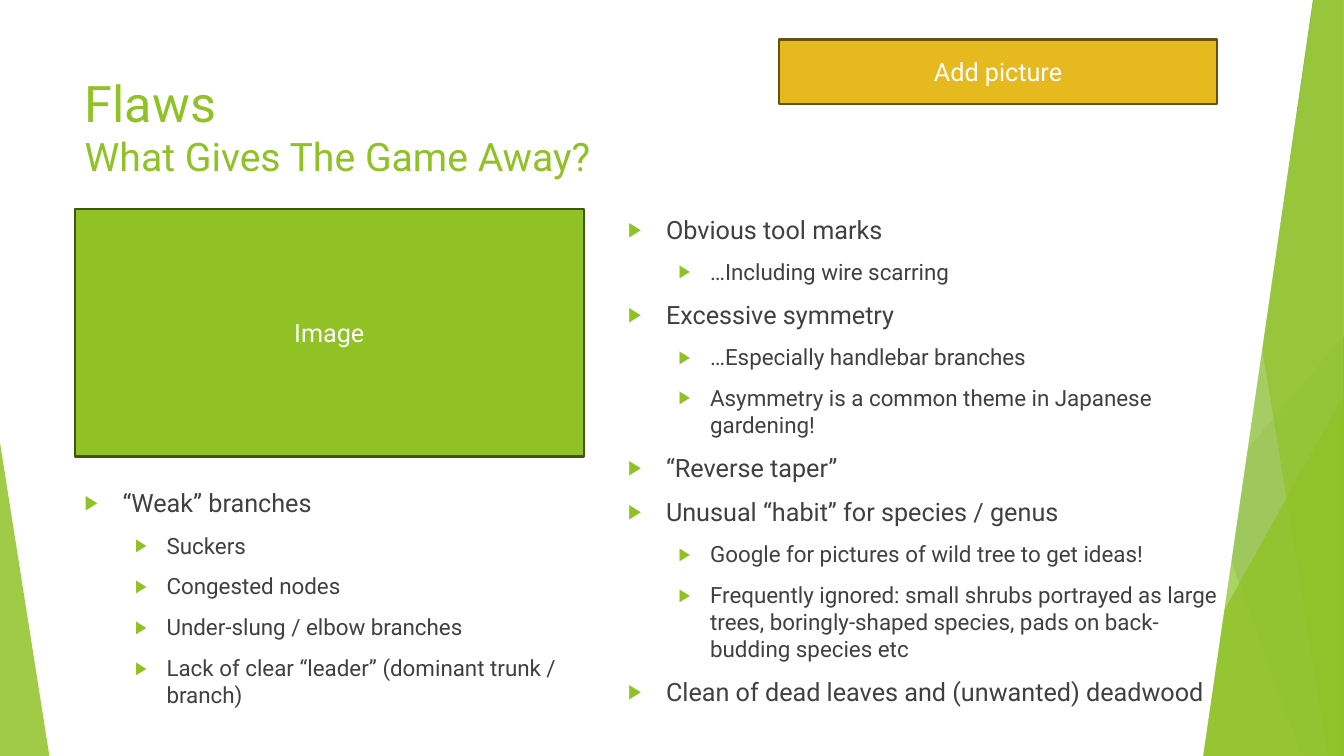
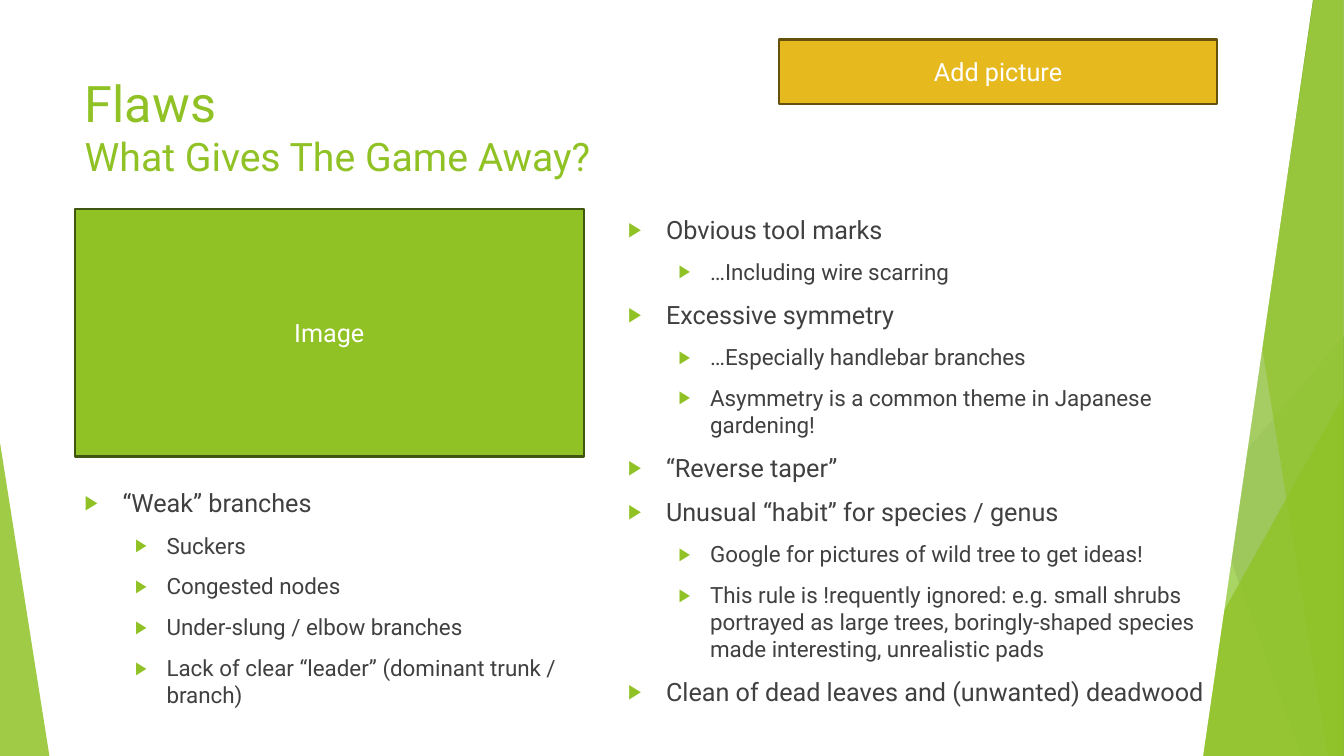
Before and after one commit to AlexLabram/Bonsai, a slide deck: slide 12 of WGCourse/Bonsai On A Budget (running).pptx. Drawn at 1344x756 pixels with LibreOffice and Linux fonts; fonts in the diff are those of the drawing. Boxes give left, top, right and bottom in pixels: in the first picture for what was removed or moved away, otherwise in the second. Text is boxed around its words. In the diff, an @@ line names an element or a change of style, - is before the commit and + after.

```diff
--- a/WGCourse/Bonsai On A Budget (running).pptx
+++ b/WGCourse/Bonsai On A Budget (running).pptx
@@ text at box(710, 586, 1194, 662): text changed @@
-  ▶ Frequently ignored: small shrubs portrayed as large trees, boringly-shaped species, pads on back-budding species etc
+  ▶ This rule is !requently ignored: e.g. small shrubs portrayed as large trees, boringly-shaped species made interesting, unrealistic pads
```
Also in this commit, not shown: 5 other slides changed.
